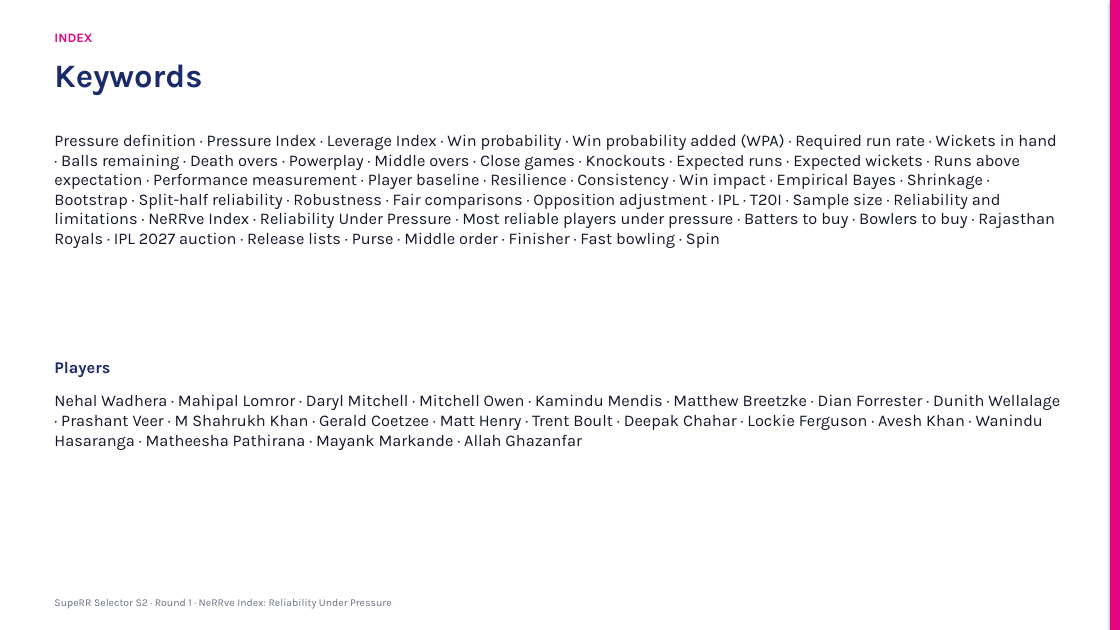
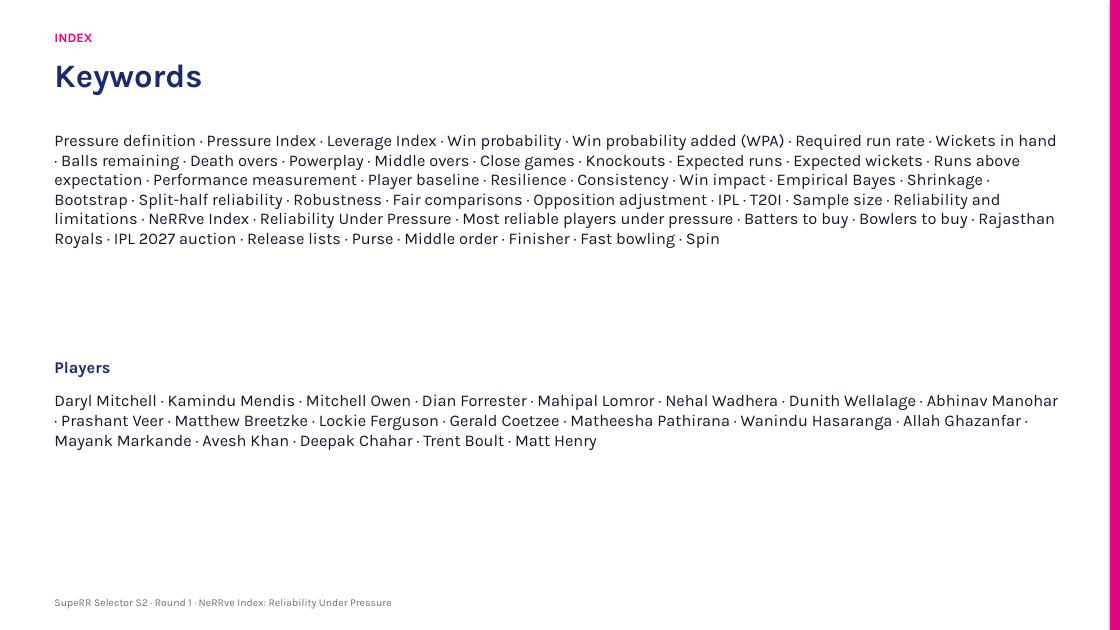
Before and after one commit to KoduruChandrasekhar/RRAuction-, a slide deck: slide 18 of submission/NeRRve_Deck.pptx. Drawn at 1120x630 pixels with LibreOffice and Linux fonts; fonts in the diff are those of the drawing. Boxes give left, top, right and bottom in pixels: in the first picture for what was removed or moved away, otherwise in the second. Text is boxed around its words. In the diff, an @@ line names an element or a change of style, - is before the commit and + after.

```diff
--- a/submission/NeRRve_Deck.pptx
+++ b/submission/NeRRve_Deck.pptx
@@ text at [54,395,1058,450]: text changed @@
-Nehal Wadhera · Mahipal Lomror · Daryl Mitchell · Mitchell Owen · Kamindu Mendis · Matthew Breetzke · Dian Forrester · Dunith Wellalage · Prashant Veer · M Shahrukh Khan · Gerald Coetzee · Matt Henry · Trent Boult · Deepak Chahar · Lockie Ferguson · Avesh Khan · Wanindu Hasaranga · Matheesha Pathirana · Mayank Markande · Allah Ghazanfar
+Daryl Mitchell · Kamindu Mendis · Mitchell Owen · Dian Forrester · Mahipal Lomror · Nehal Wadhera · Dunith Wellalage · Abhinav Manohar · Prashant Veer · Matthew Breetzke · Lockie Ferguson · Gerald Coetzee · Matheesha Pathirana · Wanindu Hasaranga · Allah Ghazanfar · Mayank Markande · Avesh Khan · Deepak Chahar · Trent Boult · Matt Henry
```
Also in this commit, not shown: 8 other slides changed, 7 other files.
